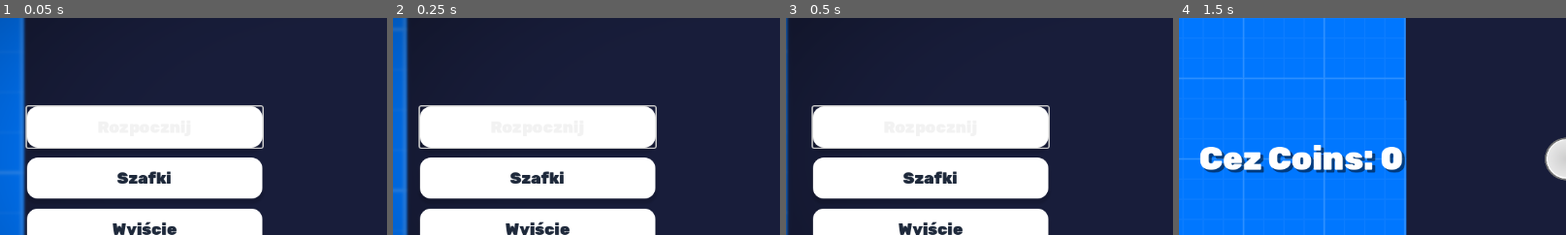
Above: before the commit, frames 1-4 (left to right).
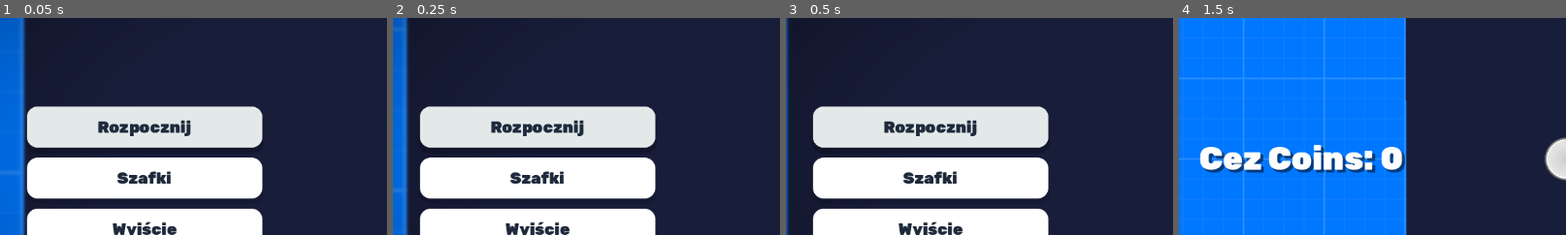
Above: after the commit, the same moments.

Repository: Moderrek/project-ricochet
Game: Godot game, scene res://scenes/menus/main_menu.tscn
Same seed, same stepped clock (60 frames per second), same inputs: the game is played once before the commit and once after it.
Inputs (mouse positions are % of the whole screen's width and height, from its top left):
- Up to frame 1 (0.05 s): no input
- Up to frame 2 (0.25 s): no input
- Up to frame 3 (0.5 s): no input
- Up to frame 4 (1.5 s): click "Rozpocznij" at 0.5 s; move the mouse to (72, 45) at 1.27 s; click (72, 45) at 1.42 s
The pictures show only the part of the screen within x 0-50%, y 18-67%; the shares and areas given below are measured in that part.

The runs differ from the first frame. In frame 1, 12% of the frame differs, in the area x 6-69%, y 40-61%; in frame 2, 12%; in frame 3, 12%; in frame 4, nothing differs.

Commit message:
fix(theme): fixed focused button

Diff:
--- a/resources/themes/soft_ui_theme.tres
+++ b/resources/themes/soft_ui_theme.tres
@@ -2,6 +2,20 @@
 
 [ext_resource type="FontFile" uid="uid://c4t6gw58eaj7x" path="res://assets/fonts/Rubik-Black.ttf" id="1_7cpqt"]
 [ext_resource type="FontFile" uid="uid://7mkp4b5kldtl" path="res://assets/fonts/Rubik-Medium.ttf" id="2_n8fga"]
+
+[sub_resource type="StyleBoxFlat" id="StyleBoxFlat_667hq"]
+content_margin_left = 40.0
+content_margin_top = 16.0
+content_margin_right = 40.0
+content_margin_bottom = 16.0
+bg_color = Color(0.88819724, 0.91456515, 0.9145312, 1)
+corner_radius_top_left = 16
+corner_radius_top_right = 16
+corner_radius_bottom_right = 16
+corner_radius_bottom_left = 16
+shadow_color = Color(0, 0, 0, 0.11764706)
+shadow_size = 4
+shadow_offset = Vector2(0, 8)
 
 [sub_resource type="StyleBoxFlat" id="StyleBoxFlat_7cpqt"]
 content_margin_left = 40.0
@@ -47,10 +61,12 @@
 default_font = ExtResource("2_n8fga")
 default_font_size = 24
 Button/colors/font_color = Color(0.11764706, 0.16078432, 0.23137255, 1)
+Button/colors/font_focus_color = Color(0.11764706, 0.16078432, 0.23137255, 1)
 Button/colors/font_hover_color = Color(0.05882353, 0.09019608, 0.16470589, 1)
 Button/colors/font_pressed_color = Color(0.2, 0.25490198, 0.33333334, 1)
 Button/colors/icon_focus_color = Color(0.11764706, 0.16078432, 0.23137255, 1)
 Button/fonts/font = ExtResource("1_7cpqt")
+Button/styles/focus = SubResource("StyleBoxFlat_667hq")
 Button/styles/hover = SubResource("StyleBoxFlat_7cpqt")
 Button/styles/normal = SubResource("StyleBoxFlat_n8fga")
 Button/styles/pressed = SubResource("StyleBoxFlat_wuim5")
